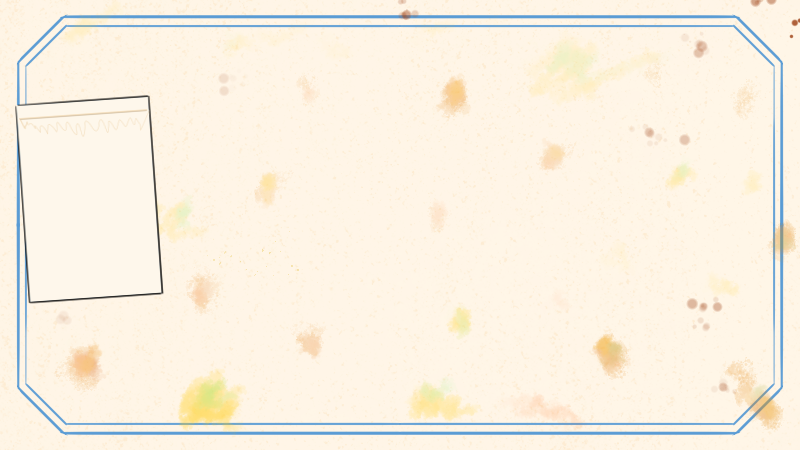
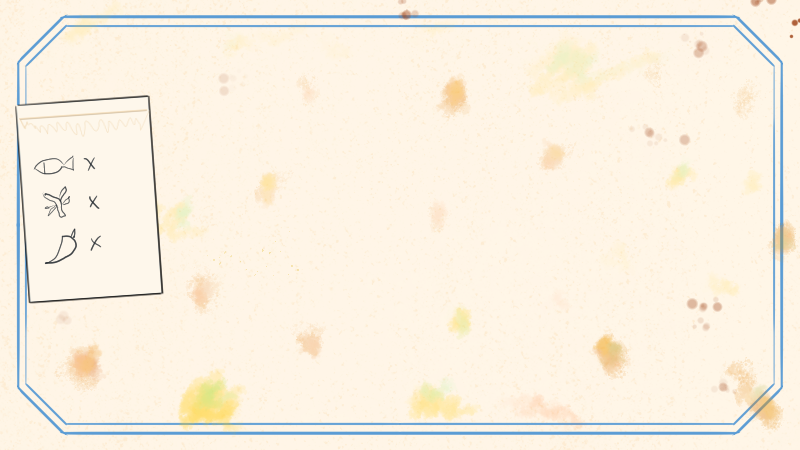
The second (800, 450) image is a revision of the first. Changes to its layers:
painted on "Paint Layer 5" over (33, 155, 102, 265)
painted on "Paint Layer 6" over (33, 155, 102, 265)
